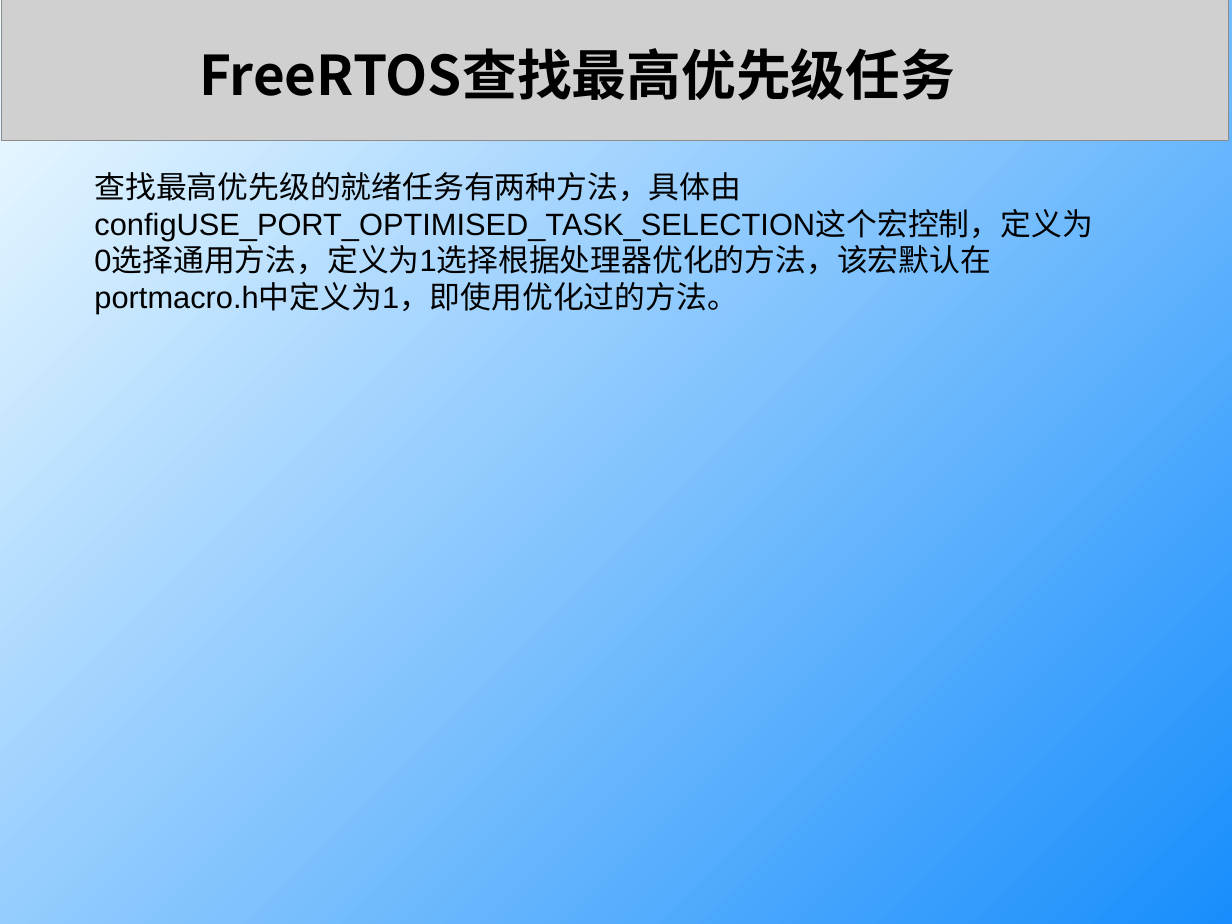
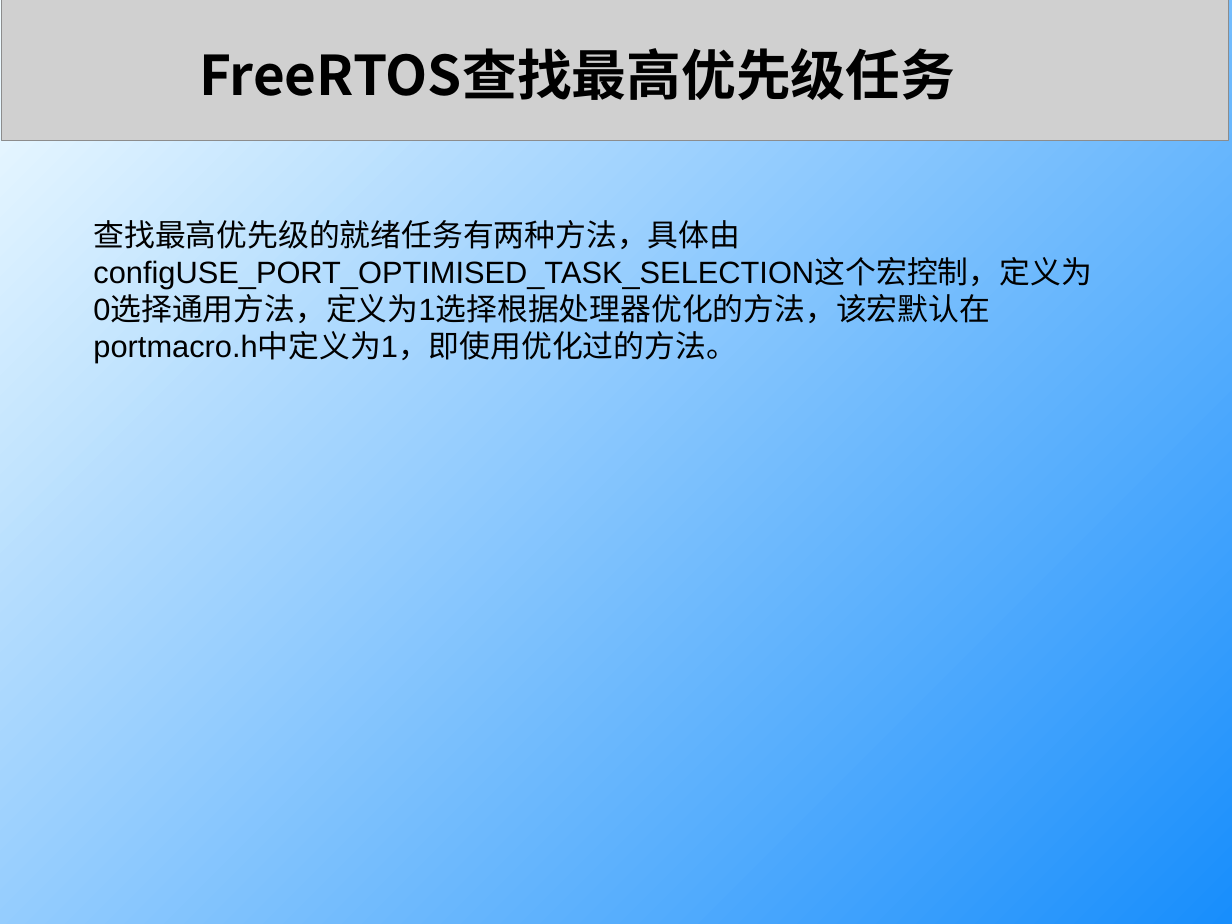
Before and after one commit to Embedfire-freertos/ebf_freertos_tutorial_ppt, a slide deck: slide 5 of 第8节.pptx. Drawn at 1232x924 pixels with LibreOffice and Linux fonts; fonts in the diff are those of the drawing; grey boxes stand for pictures. Boxes give left, top, right and bottom in pixels: in the first picture for what was removed or moved away, otherwise in the second. Text is boxed around its words. In the diff, an @@ line names an element or a change of style, - is before the commit and + after.

```diff
--- a/第8节.pptx
+++ b/第8节.pptx
@@ text "查找最高优先级的就绪任务有两种方法，具体由configUSE_PORT_OPTIMISED_TASK_SELECTION ...": place and size @@
-text "查找最高优先级的就绪任务有两种方法，具体由configUSE_PORT_OPTIMISED_TASK_SELECTION ..." at <box>94,166,1092,314</box>
+text "查找最高优先级的就绪任务有两种方法，具体由configUSE_PORT_OPTIMISED_TASK_SELECTION ..." at <box>93,215,1091,363</box>
```
Also in this commit, not shown: 5 slides added, 5 slides removed, 2 other files.
